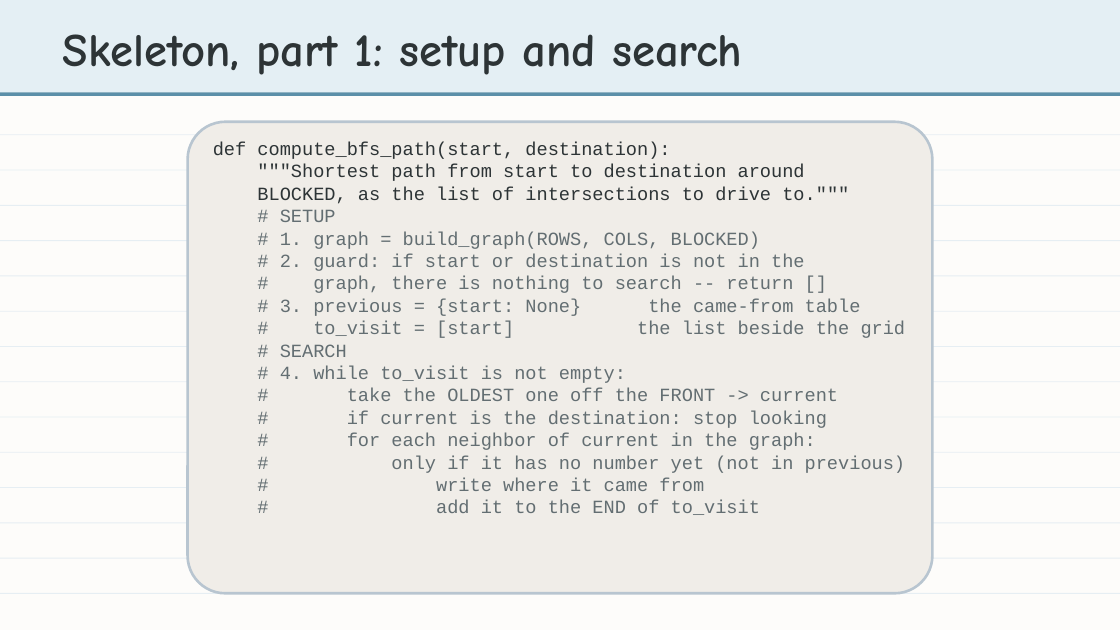
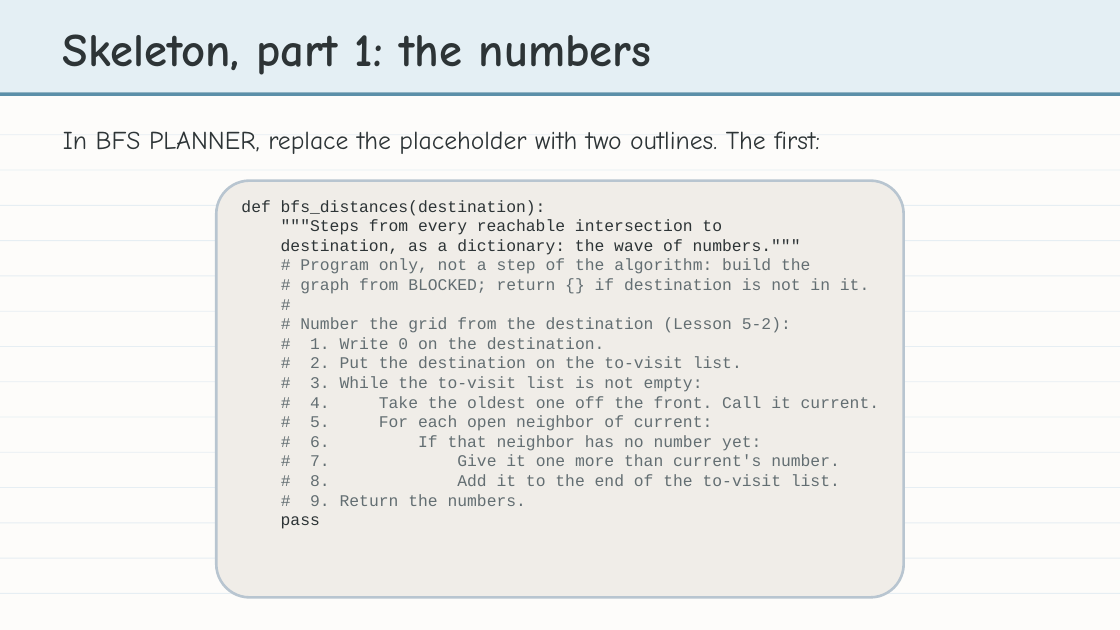
Before and after one commit to bradamiller/LearningPython, a slide deck: slide 3 of static/slides/module-05-pathfinding/module-5-lesson-05-compute-bfs-path.pptx. Drawn at 1120x630 pixels with LibreOffice and Linux fonts; fonts in the diff are those of the drawing. Boxes give left, top, right and bottom in pixels: in the first picture for what was removed or moved away, otherwise in the second. Text is boxed around its words. In the diff, an @@ line names an element or a change of style, - is before the commit and + after.

```diff
--- a/static/slides/module-05-pathfinding/module-5-lesson-05-compute-bfs-path.pptx
+++ b/static/slides/module-05-pathfinding/module-5-lesson-05-compute-bfs-path.pptx
@@ text at [63,34,652,75]: text changed @@
-Skeleton, part 1: setup and search
+Skeleton, part 1: the numbers
@@ text added at [63,131,820,154], 22 pt, text #2D3436 @@
+In BFS PLANNER, replace the placeholder with two outlines. The first:
@@ rounded rectangle: place and size @@
-rounded rectangle at [187,122,933,593]
+rounded rectangle at [216,181,903,597]
@@ text at [241,200,879,529]: text changed; size 16 to 14 pt @@
-def compute_bfs_path(start, destination):
-"""Shortest path from start to destination around
-BLOCKED, as the list of intersections to drive to."""
-# SETUP
-# 1. graph = build_graph(ROWS, COLS, BLOCKED)
-# 2. guard: if start or destination is not in the
-# graph, there is nothing to search -- return []
-# 3. previous = {start: None} the came-from table
-# to_visit = [start] the list beside the grid
-# SEARCH
-# 4. while to_visit is not empty:
-# take the OLDEST one off the FRONT -> current
-# if current is the destination: stop looking
-# for each neighbor of current in the graph:
-# only if it has no number yet (not in previous)
-# write where it came from
-# add it to the END of to_visit
+def bfs_distances(destination):
+"""Steps from every reachable intersection to
+destination, as a dictionary: the wave of numbers."""
+# Program only, not a step of the algorithm: build the
+# graph from BLOCKED; return {} if destination is not in it.
+#
+# Number the grid from the destination (Lesson 5-2):
+# 1. Write 0 on the destination.
+# 2. Put the destination on the to-visit list.
+# 3. While the to-visit list is not empty:
+# 4. Take the oldest one off the front. Call it current.
+# 5. For each open neighbor of current:
+# 6. If that neighbor has no number yet:
+# 7. Give it one more than current's number.
+# 8. Add it to the end of the to-visit list.
+# 9. Return the numbers.
+pass
```
Also in this commit, not shown: 17 other slides changed, 9 slides added, 8 slides removed, 4 other files.
